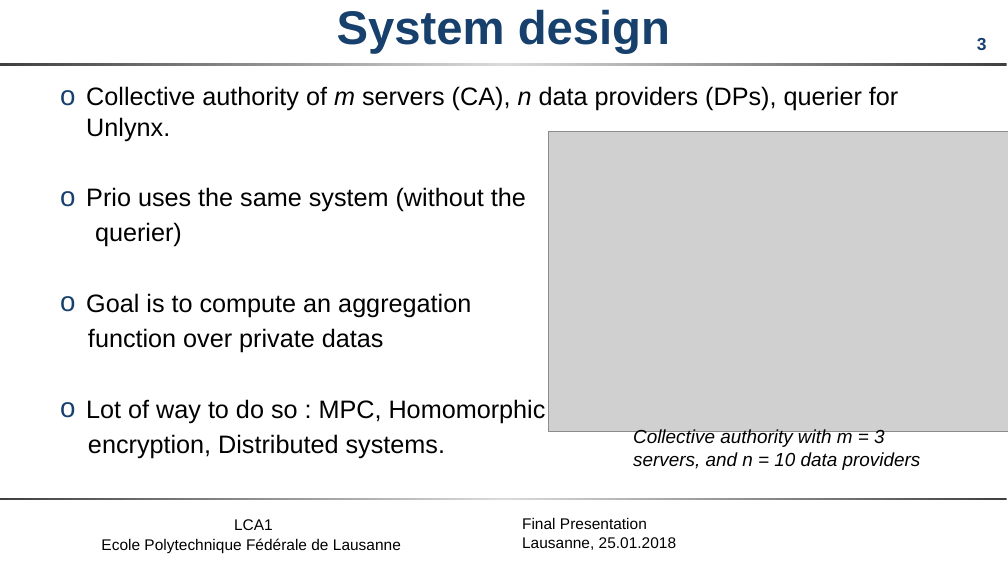
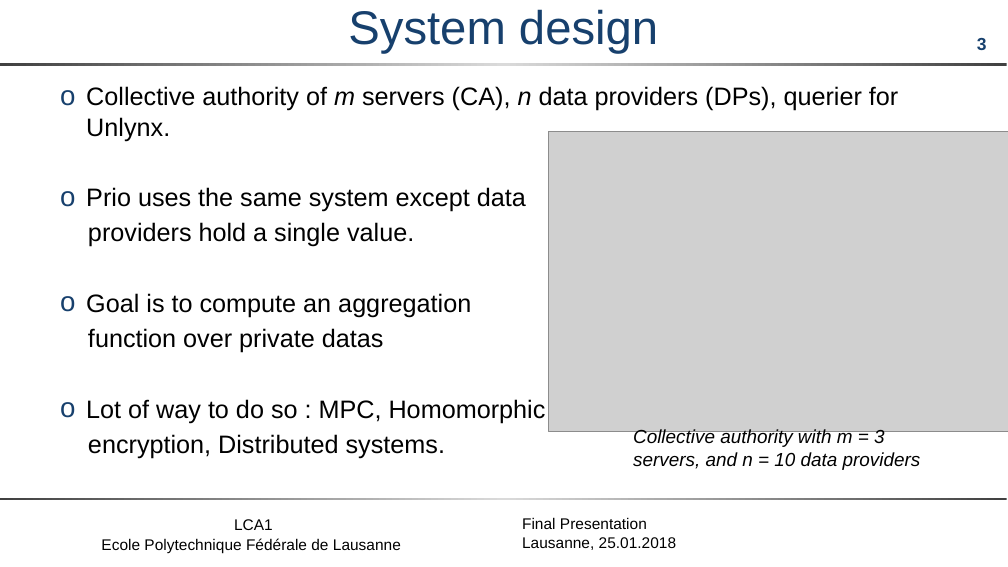
Before and after one commit to maxpr/MasterProjectDocuments, a slide deck: slide 3 of doc/FinalPresentation.pptx. Drawn at 1008x567 pixels with LibreOffice and Linux fonts; fonts in the diff are those of the drawing; grey boxes stand for pictures; background and template pictures are left out. Boxes give left, top, right and bottom in pixels: in the first picture for what was removed or moved away, otherwise in the second. Text is boxed around its words. In the diff, an @@ line names an element or a change of style, - is before the commit and + after.

```diff
--- a/doc/FinalPresentation.pptx
+++ b/doc/FinalPresentation.pptx
@@ title "System design" at (348, 9, 658, 54): bold off @@
@@ text at (86, 187, 526, 247): text changed @@
-o Prio uses the same system (without the
-querier)
+o Prio uses the same system except data
+providers hold a single value.
```
Also in this commit, not shown: 1 other slide changed, 17 slides added, 1 slide removed, 3 other files.
